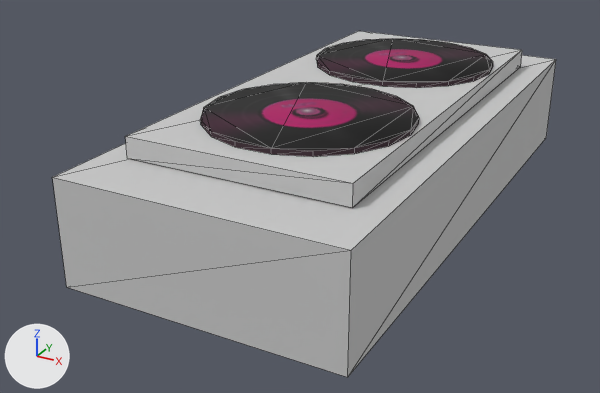
Renders of the FBX model Unity/Assets/_Art/XiuGou/Mesh/DJTable_01.FBX from each side of a commit.
Both versions are drawn from a 50 mm camera at (0.863, -1.818, 0.879) aimed at (-0.073, -0.117, 0.029). Lighting does not change. The marker at lower left points along +X, +Y and +Z. Mesh edges are drawn as thin lines. Where no turn or scale is listed for an object, it has been applied to the vertices.

In view in the first picture: 'DJTable_01'.
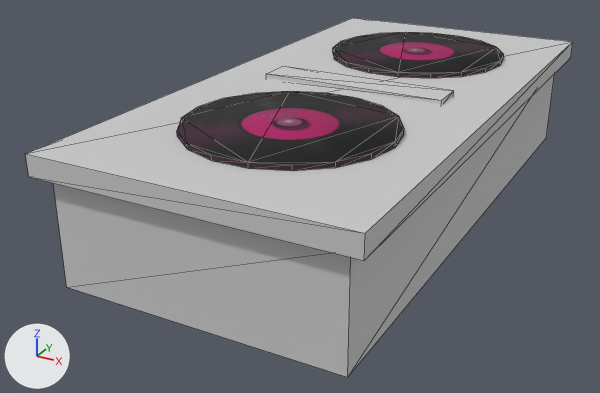
Edits to the bpy script that builds the scene:
```text
Change me_mesh:
    used by ob_djtable_01; location = (0.022, 0.0, 0.0)
    remove me_mesh.from_pydata(...)  # 88 vertices, 128 faces; spans x -0.328..0.328, y -0.714..0.714, z 0.0..0.315
    add me_mesh.from_pydata(...)  # 96 vertices, 134 faces; spans x -0.365..0.365, y -0.741..0.741, z 0.0..0.315
    me_mesh part 1: a new loose piece, a box spanning x -0.365..0.365, y -0.741..0.741, z 0.254..0.302, in mat_01___default (light grey #cacaca)
    me_mesh part 2: the loose piece of 36 vertices spanning x -0.223..0.255, y -0.512..-0.042, z 0.302..0.315 is moved by (0.0, -0.084, 0.0)
    me_mesh part 3: the loose piece of 36 vertices spanning x -0.223..0.255, y 0.029..0.499, z 0.302..0.315 is moved by (0.0, 0.098, 0.0)
    me_mesh part 4
    8 vertices are removed from x -0.26..0.26, y -0.566..0.566, z 0.253..0.302
    16 faces are deleted
    8 vertices are added at x -0.236..0.236, y -0.042..0.042, z 0.296..0.312
    10 new faces join them, mat_01___default (light grey #cacaca)
```

Pixel boxes [x1, y1, x2, y2] of what changed, in the pictures (600 x 393 px; the box of a moved part takes in the faces that stretch with it):
'DJTable_01', reshaped (9% wider)
    before: [52, 31, 556, 377]
    after: [25, 18, 573, 377]
part 1 of me_mesh, added
    after: [25, 18, 573, 261]
part 2 of me_mesh, moved or reshaped
    before: [200, 82, 419, 157]
    after: [177, 91, 404, 171]
part 3 of me_mesh, moved or reshaped
    before: [316, 39, 493, 88]
    after: [333, 32, 504, 78]
part 4 of me_mesh, cut back
    before: [54, 31, 556, 250]
    after: [266, 66, 454, 104]
